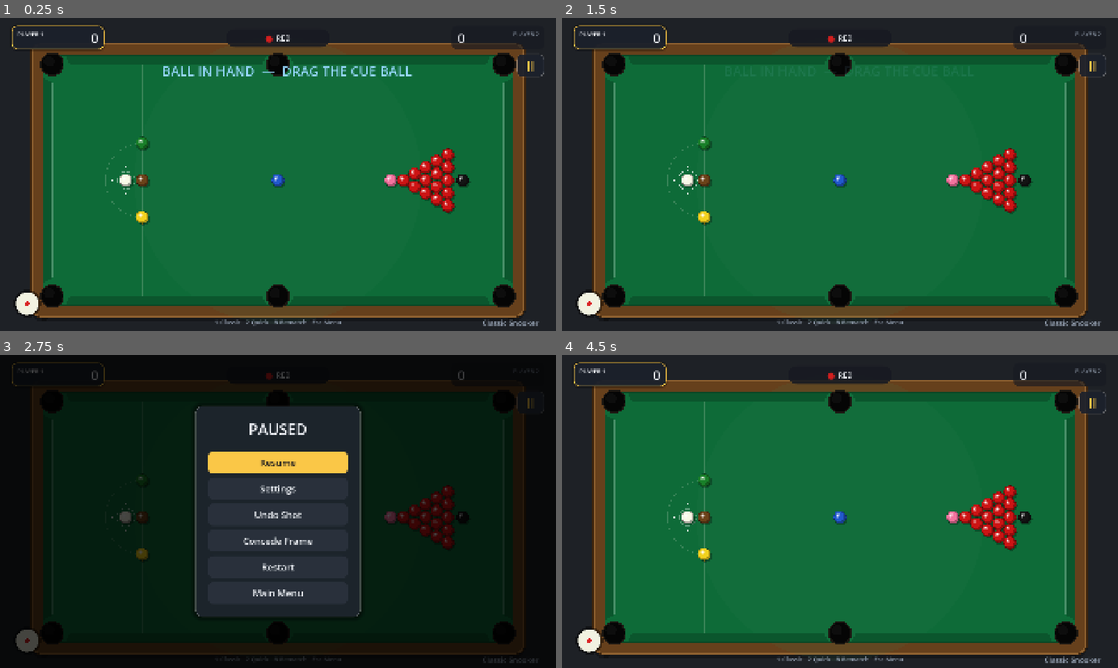
Above: before the commit, frames 1-4 (two rows, left to right).
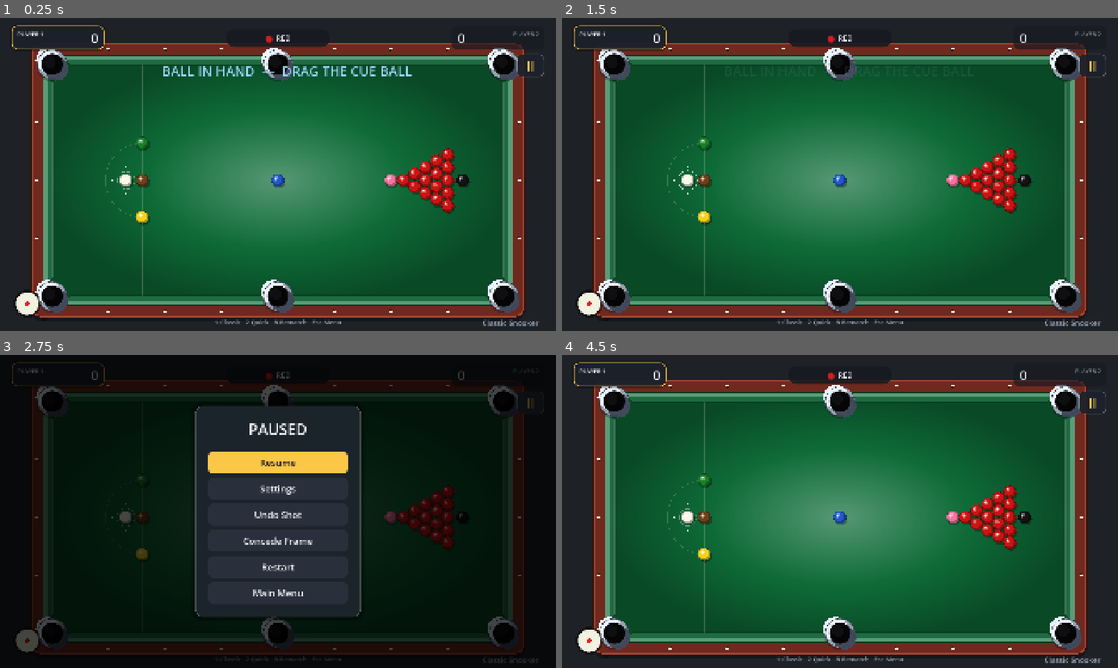
Above: after the commit, the same moments.

Repository: SaadiDK-003/pocket_duel
Game: Godot game, scene res://scenes/snooker/snooker_game.tscn
Same seed, same stepped clock (60 frames per second), same inputs: the game is played once before the commit and once after it. This scene is started directly instead of the project's main scene.
Inputs:
- Up to frame 1 (0.25 s): no input
- Up to frame 2 (1.5 s): click "II" at 0.5 s; click "Restart" at 1.25 s
- Up to frame 3 (2.75 s): click "II" at 2 s
- Up to frame 4 (4.5 s): click "Restart" at 2.75 s; click "II" at 3.5 s; click "Restart" at 4.25 s

The runs differ from the first frame. In frame 1, 32% of the frame differs, in the area x 5-95%, y 8-96%; in frame 2, 33%; in frame 3, 0.9%; in frame 4, 33%.

Commit message:
Redesign table to 8-ball-pool style (felt gradient, cushions, chrome pockets, sight dots)
Analyzed reference screenshots and reworked table.gd:
- Radial 'spotlight' felt gradient (bright centre -> dark rails) via a
  GradientTexture2D, derived from the selected cloth colour
- Cushions now LIGHTER than the bed with a beveled top surface + nose shadow
- Chrome/silver pocket fittings (metal rim with sheen) replacing plain circles
- Rail sight dots (diamonds) along all four rails
- Richer mahogany rail colour

All colours still derive from the selected cloth so every shop cloth benefits.

Co-Authored-By: Claude Opus 4.8 <noreply@anthropic.com>

Diff:
--- a/scripts/snooker/table.gd
+++ b/scripts/snooker/table.gd
@@ -35,25 +35,52 @@
 var felt_dark: Color = Color(0.035, 0.30, 0.16)
 var cushion_color: Color = Color(0.05, 0.36, 0.19)
 var cushion_top: Color = Color(0.13, 0.55, 0.30)
-var wood_dark: Color = Color(0.24, 0.14, 0.05)
-var wood_color: Color = Color(0.40, 0.25, 0.11)
-var wood_light: Color = Color(0.56, 0.38, 0.19)
+# Rich mahogany rail (independent of the cloth colour), like 8-ball-pool.
+var wood_dark: Color = Color(0.20, 0.08, 0.06)
+var wood_color: Color = Color(0.44, 0.16, 0.12)
+var wood_light: Color = Color(0.62, 0.27, 0.20)
 var line_color: Color = Color(0.9, 0.9, 0.85, 0.20)
 var pocket_color: Color = Color(0.02, 0.02, 0.02)
 var pocket_rim: Color = Color(0.11, 0.09, 0.07)
+# Chrome pocket fittings + rail sight dots.
+var chrome_base: Color = Color(0.60, 0.64, 0.70)
+var chrome_hi: Color = Color(0.93, 0.96, 1.0)
+var chrome_lo: Color = Color(0.26, 0.29, 0.36)
+var sight_color: Color = Color(0.92, 0.90, 0.82)
+
+var _felt_grad: GradientTexture2D            # Radial spotlight over the bed.
 
 
 func setup(rect: Rect2) -> void:
 	play_rect = rect
-	# Apply the selected table cloth (felt + cushions derive from one colour).
+	# Apply the selected table cloth. Cushions are LIGHTER than the bed (8-ball
+	# style); the bed gets a bright centre fading to dark edges.
 	felt_color = GameState.cloth_color()
-	felt_light = felt_color.lightened(0.16)
-	felt_dark = felt_color.darkened(0.34)
-	cushion_color = felt_color.darkened(0.20)
-	cushion_top = felt_color.lightened(0.24)
+	felt_light = felt_color.lightened(0.30)
+	felt_dark = felt_color.darkened(0.32)
+	cushion_color = felt_color.lightened(0.08)
+	cushion_top = felt_color.lightened(0.32)
+	_build_felt_gradient()
 	_compute_geometry()
 	_build_pockets()
 	queue_redraw()
+
+
+## A radial gradient texture (bright centre -> dark rim) drawn over the bed for
+## the soft "spotlight" look. Stretched to the table, so it reads as an ellipse.
+func _build_felt_gradient() -> void:
+	var g := Gradient.new()
+	g.set_offset(0, 0.0);  g.set_color(0, felt_light)
+	g.set_offset(1, 1.0);  g.set_color(1, felt_dark)
+	g.add_point(0.55, felt_color)
+	var gt := GradientTexture2D.new()
+	gt.gradient = g
+	gt.width = 256
+	gt.height = 256
+	gt.fill = GradientTexture2D.FILL_RADIAL
+	gt.fill_from = Vector2(0.5, 0.5)
+	gt.fill_to = Vector2(1.0, 0.5)
+	_felt_grad = gt
 
 
 func _compute_geometry() -> void:
@@ -106,10 +133,14 @@
 	_round_rect(outer.grow(-4.0), 36.0, wood_light)     # bevel...
 	_round_rect(outer.grow(-9.0), 31.0, wood_color)     # ...leaving a thin highlight.
 
-	# Felt bed with a soft central light pool for depth.
-	_round_rect(felt_rect, 14.0, felt_color)
-	draw_circle(play_rect.get_center(), minf(play_rect.size.x, play_rect.size.y) * 0.62, Color(felt_light.r, felt_light.g, felt_light.b, 0.10))
-	_round_rect_outline(felt_rect, 14.0, felt_dark, 3.0)
+	# Rail sight dots on the wood (between the cushions and the outer edge).
+	_draw_sight_dots(felt_rect)
+
+	# Felt bed: dark base, then the radial "spotlight" gradient over it.
+	_round_rect(felt_rect, 14.0, felt_dark)
+	if _felt_grad != null:
+		draw_texture_rect(_felt_grad, felt_rect, false)
+	_round_rect_outline(felt_rect, 14.0, felt_dark.darkened(0.2), 3.0)
 
 	# Baulk line + "D".
 	draw_line(Vector2(baulk_x, play_rect.position.y), Vector2(baulk_x, play_rect.end.y), line_color, 2.0)
@@ -141,12 +172,16 @@
 func _cushion(a: Vector2, b: Vector2, out: Vector2) -> void:
 	var along := (b - a).normalized()
 	var back := out * CUSHION_W
+	var bevel := out * (CUSHION_W * 0.5)
 	var nose_a := a + along * JAW
 	var nose_b := b - along * JAW
-	# Body trapezoid: full-width at the back, pulled in at the nose (the jaws).
-	draw_colored_polygon(PackedVector2Array([a + back, b + back, nose_b, nose_a]), cushion_color)
-	# Bright nose highlight along the playing edge.
-	draw_line(nose_a, nose_b, cushion_top, 3.0)
+	# Sloped face (nose -> mid) in the base colour...
+	draw_colored_polygon(PackedVector2Array([a + bevel, b + bevel, nose_b, nose_a]), cushion_color.darkened(0.10))
+	# ...and the flat top surface (mid -> back) in the lighter bevel colour.
+	draw_colored_polygon(PackedVector2Array([a + back, b + back, b + bevel, a + bevel]), cushion_top)
+	# Bright nose edge along the playing line, plus a soft shadow it casts on the bed.
+	draw_line(nose_a, nose_b, cushion_top.lightened(0.12), 2.5, true)
+	draw_line(nose_a - out * 3.0, nose_b - out * 3.0, Color(0, 0, 0, 0.14), 5.0)
 
 
 func _draw_pockets() -> void:
@@ -154,9 +189,46 @@
 		var pos: Vector2 = p["pos"]
 		var is_mid: bool = absf(pos.y - play_rect.position.y) > 1.0 and absf(pos.y - play_rect.end.y) > 1.0
 		var hole: float = mid_hole if is_mid else corner_hole
-		draw_circle(pos, hole + 5.0, pocket_rim)          # leather rim
-		draw_circle(pos, hole, pocket_color)              # hole
-		draw_circle(pos - Vector2(hole * 0.28, hole * 0.28), hole * 0.5, Color(0.05, 0.05, 0.05))  # subtle depth
+		_chrome_pocket(pos, hole)
+
+
+## A shiny chrome pocket fitting with the black hole in it (8-ball-pool style).
+func _chrome_pocket(pos: Vector2, hole: float) -> void:
+	var collar := hole * 1.40
+	draw_circle(pos + Vector2(0, collar * 0.10), collar * 1.05, Color(0, 0, 0, 0.22))  # shadow on wood
+	draw_circle(pos, collar, chrome_base)                                              # metal base
+	draw_circle(pos - Vector2(collar * 0.30, collar * 0.30), collar * 0.82, chrome_hi) # top-left sheen
+	draw_circle(pos + Vector2(collar * 0.30, collar * 0.30), collar * 0.80, chrome_lo) # bottom-right shade
+	draw_arc(pos, collar, 0.0, TAU, 48, chrome_lo.darkened(0.1), 2.0, true)            # rim definition
+	draw_circle(pos, hole, pocket_color)                                              # the hole
+	draw_circle(pos - Vector2(hole * 0.22, hole * 0.22), hole * 0.55, Color(0.06, 0.06, 0.07))  # depth
+	draw_arc(pos, hole, 0.0, TAU, 40, Color(0, 0, 0, 0.7), 2.0, true)                  # inner rim
+
+
+## Sight dots (diamonds) evenly spaced along the wooden rails.
+func _draw_sight_dots(felt_rect: Rect2) -> void:
+	var half := RAIL_W * 0.5
+	var top_y := felt_rect.position.y - half
+	var bot_y := felt_rect.end.y + half
+	var left_x := felt_rect.position.x - half
+	var right_x := felt_rect.end.x + half
+	var r := maxf(pocket_radius * 0.10, 3.0)
+	var px := play_rect.position.x
+	var py := play_rect.position.y
+	var pw := play_rect.size.x
+	var ph := play_rect.size.y
+	for f in [0.125, 0.25, 0.375, 0.625, 0.75, 0.875]:      # long rails
+		_dot(Vector2(px + f * pw, top_y), r)
+		_dot(Vector2(px + f * pw, bot_y), r)
+	for f in [0.25, 0.5, 0.75]:                             # short rails
+		_dot(Vector2(left_x, py + f * ph), r)
+		_dot(Vector2(right_x, py + f * ph), r)
+
+
+func _dot(p: Vector2, r: float) -> void:
+	draw_circle(p, r * 1.25, wood_dark)          # recessed shadow
+	draw_circle(p, r, sight_color)
+	draw_circle(p - Vector2(r * 0.3, r * 0.3), r * 0.4, sight_color.lightened(0.3))  # tiny sheen
 
 
 # ------------------------------------------------------------------ Draw helpers
